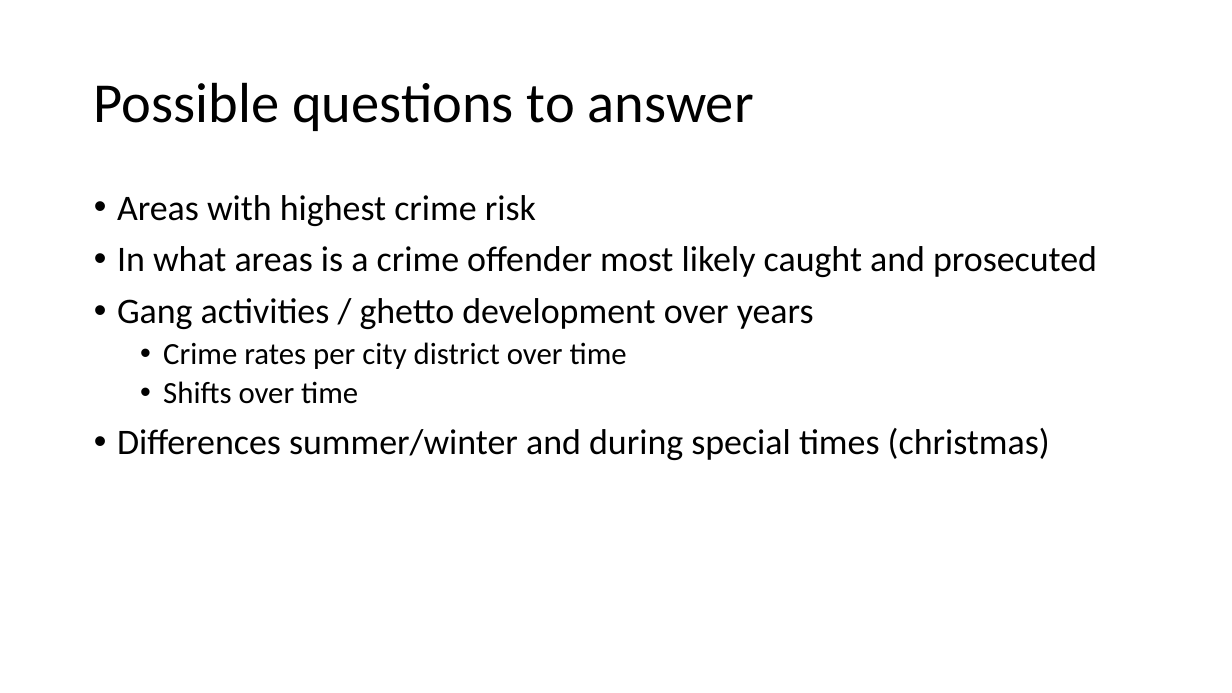
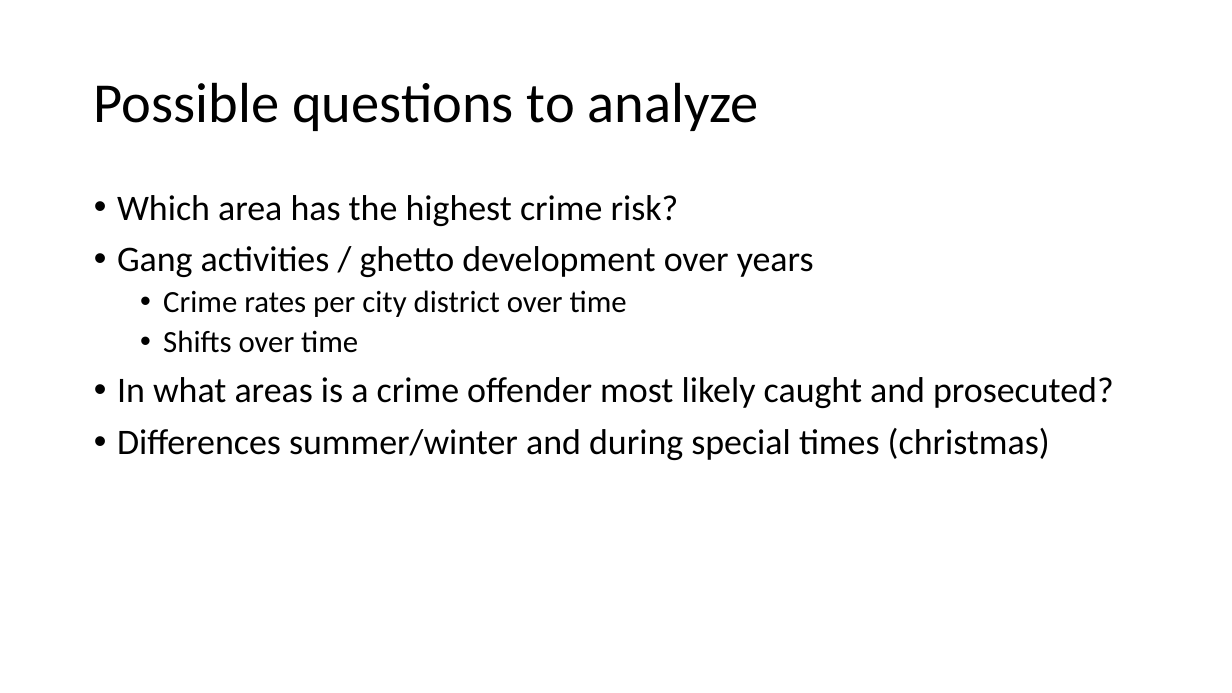
Before and after one commit to FabianSperrle/InfoVisII, a slide deck: slide 5 of LondonCrimeData.pptx. Drawn at 1232x693 pixels with LibreOffice and Linux fonts; fonts in the diff are those of the drawing. Boxes give left, top, right and bottom in pixels: in the first picture for what was removed or moved away, otherwise in the second. Text is boxed around its words. In the diff, an @@ line names an element or a change of style, - is before the commit and + after.

```diff
--- a/LondonCrimeData.pptx
+++ b/LondonCrimeData.pptx
@@ title at (x1=94, y1=82, x2=759, y2=131): text changed @@
-Possible questions to answer
+Possible questions to analyze
@@ text at (x1=117, y1=195, x2=679, y2=226): text changed @@
-• Areas with highest crime risk
-• In what areas is a crime offender most likely caught and prosecuted
+• Which area has the highest crime risk?
@@ text at (x1=117, y1=377, x2=1114, y2=408): paragraph added @@
+• In what areas is a crime offender most likely caught and prosecuted?
```
Also in this commit, not shown: 1 slide added.
